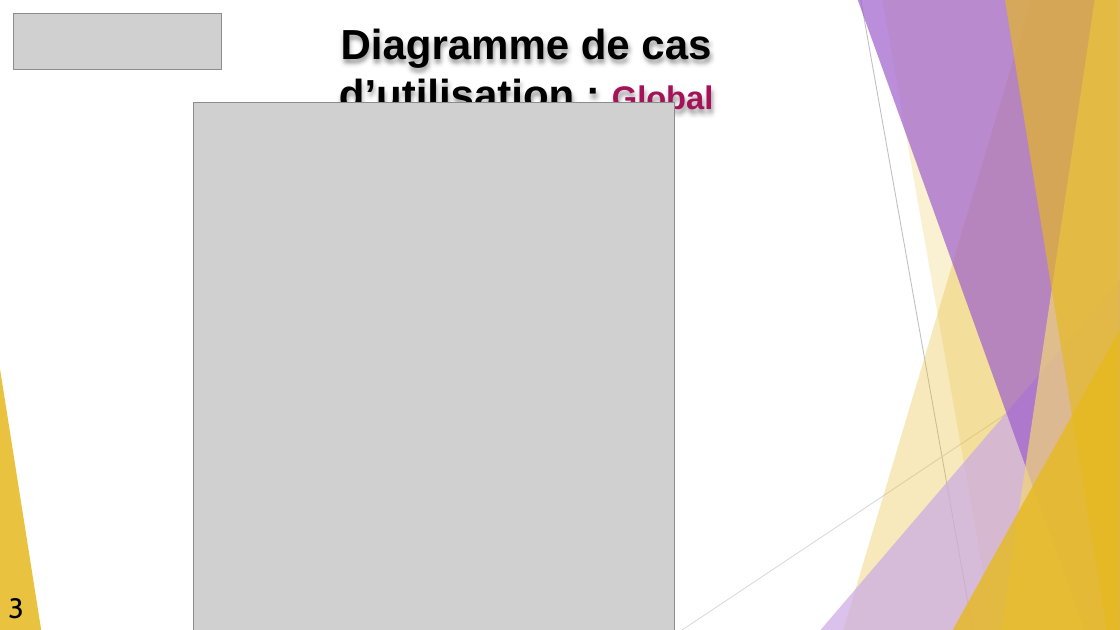
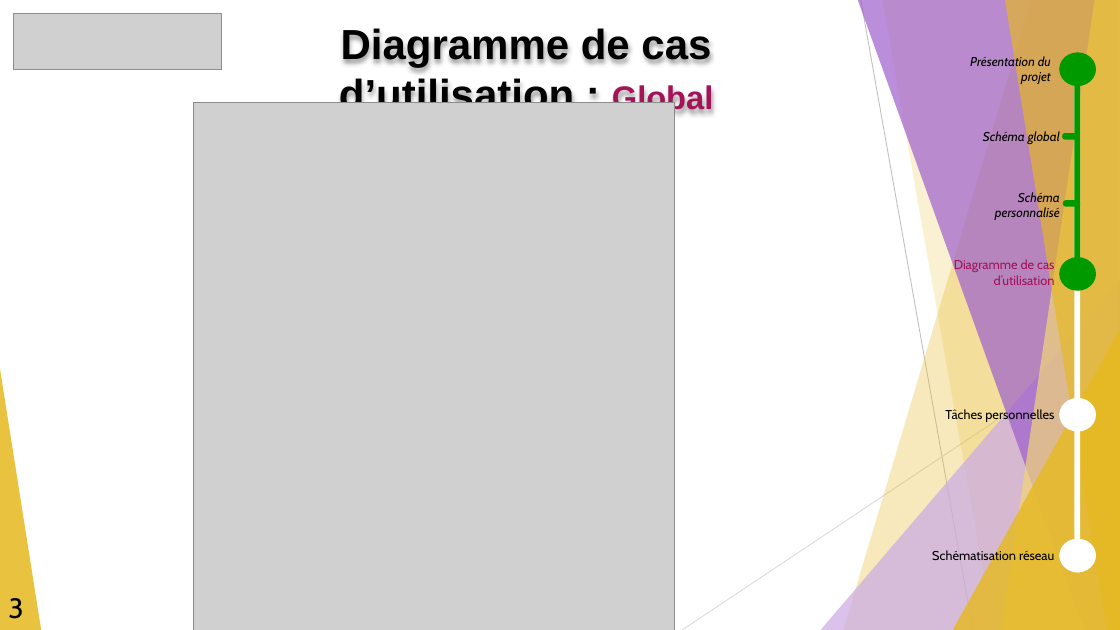
Before and after one commit to GuiguiMvn/Systeme-Escape-Game-Telethon, a slide deck: slide 5 of Nathan/Compte-rendus/REVUE-R1-GUIGAND-SFL6.pptx (slide 4 before the commit). Drawn at 1120x630 pixels with LibreOffice and Linux fonts; fonts in the diff are those of the drawing; grey boxes stand for pictures. Boxes give left, top, right and bottom in pixels: in the first picture for what was removed or moved away, otherwise in the second. Text is boxed around its words. In the diff, an @@ line names an element or a change of style, - is before the commit and + after.

```diff
--- a/Nathan/Compte-rendus/REVUE-R1-GUIGAND-SFL6.pptx
+++ b/Nathan/Compte-rendus/REVUE-R1-GUIGAND-SFL6.pptx
@@ text added at (x1=970, y1=55, x2=1051, y2=84), 11 pt, text #000000, italic @@
+Présentation du projet
@@ ellipse added at (x1=1060, y1=52, x2=1096, y2=86), fill #009900 @@
@@ rectangle added at (x1=1075, y1=58, x2=1081, y2=274), fill #009900 @@
@@ rectangle added at (x1=1075, y1=61, x2=1081, y2=572), fill #FFFFFF @@
@@ text added at (x1=983, y1=131, x2=1060, y2=144), 11 pt, text #000000, italic @@
+Schéma global
@@ pill shape added at (x1=1062, y1=133, x2=1080, y2=139), fill #009900 @@
@@ text added at (x1=995, y1=191, x2=1060, y2=221), 11 pt, text #000000, italic @@
+Schéma personnalisé
@@ pill shape added at (x1=1063, y1=200, x2=1081, y2=207), fill #009900 @@
@@ text added at (x1=954, y1=259, x2=1055, y2=289), 11 pt, text #A31257 @@
+Diagramme de cas d’utilisation
@@ ellipse added at (x1=1060, y1=257, x2=1096, y2=291), fill #009900 @@
@@ text added at (x1=945, y1=408, x2=1054, y2=423), 11 pt, text #000000 @@
+Tâches personnelles
@@ ellipse added at (x1=1060, y1=398, x2=1096, y2=432), fill #FFFFFF @@
@@ ellipse added at (x1=1060, y1=539, x2=1096, y2=572), fill #FFFFFF @@
@@ text added at (x1=932, y1=549, x2=1054, y2=564), 11 pt, text #000000 @@
+Schématisation réseau
```
Also in this commit, not shown: 4 other slides changed, 1 slide added.
